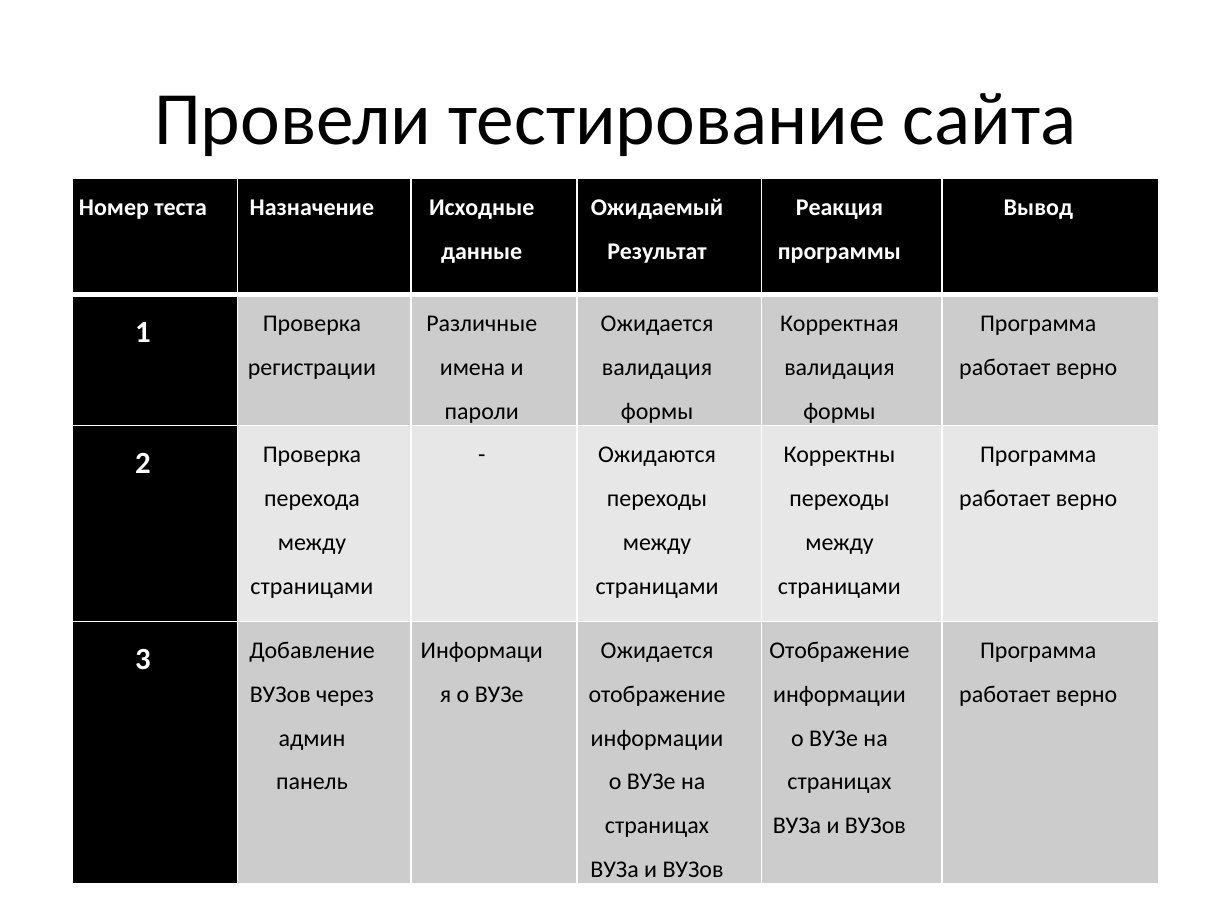
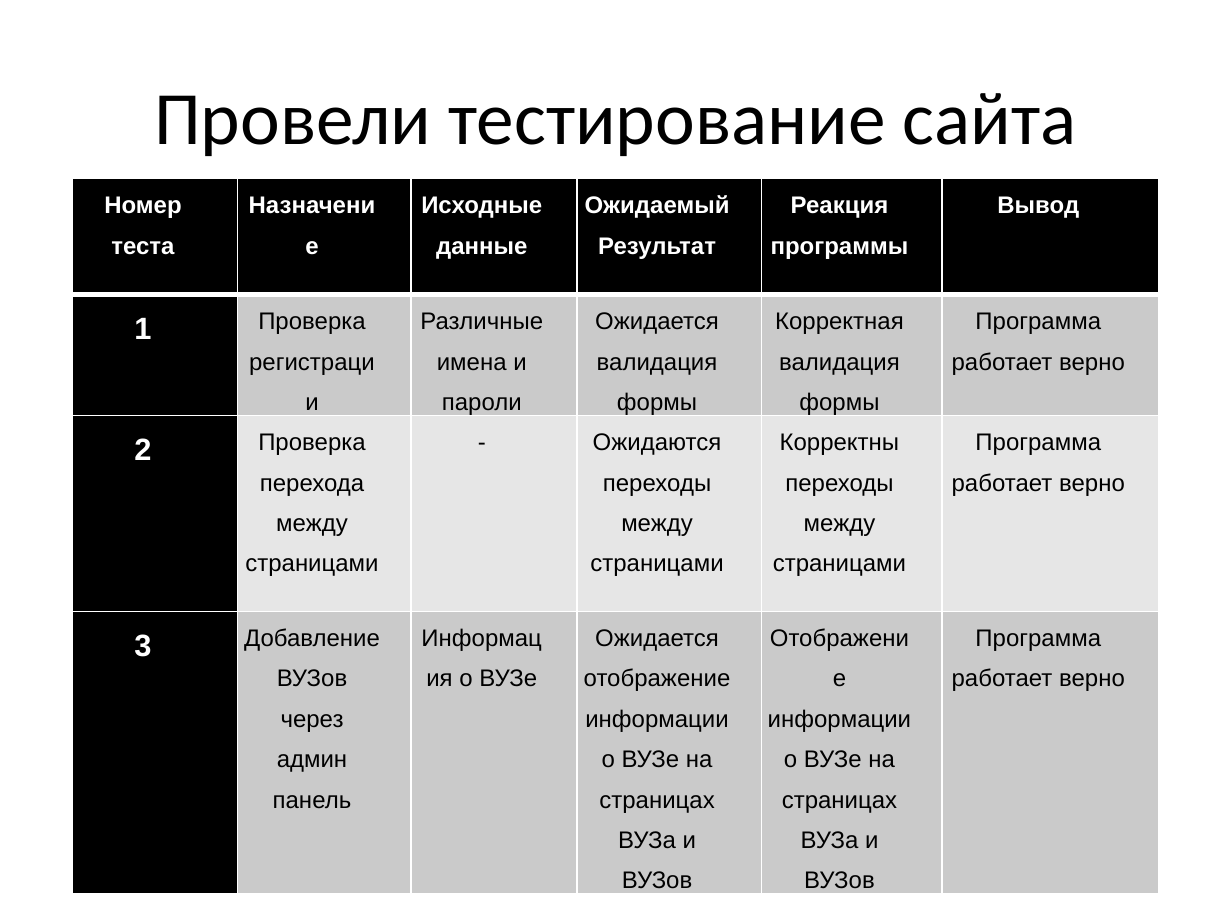
Before and after one commit to tiunov2008/web-navigator, a slide deck: slide 11 of project.pptx (slide 10 before the commit). Drawn at 1232x924 pixels with LibreOffice and Linux fonts; fonts in the diff are those of the drawing. Boxes give left, top, right and bottom in pixels: in the first picture for what was removed or moved away, otherwise in the second. Text is boxed around its words. In the diff, an @@ line names an element or a change of style, - is before the commit and + after.

```diff
--- a/project.pptx
+++ b/project.pptx
@@ table at (x1=73, y1=179, x2=1161, y2=898) @@
@@ fill #CCCCCC to #CACACA in 10 cells @@
@@ fill #E7E7E7 to #E6E6E6 in 5 cells @@
@@ font Calibri to Arial @@
```
Also in this commit, not shown: 5 other slides changed, 1 slide added, 2 other files.
